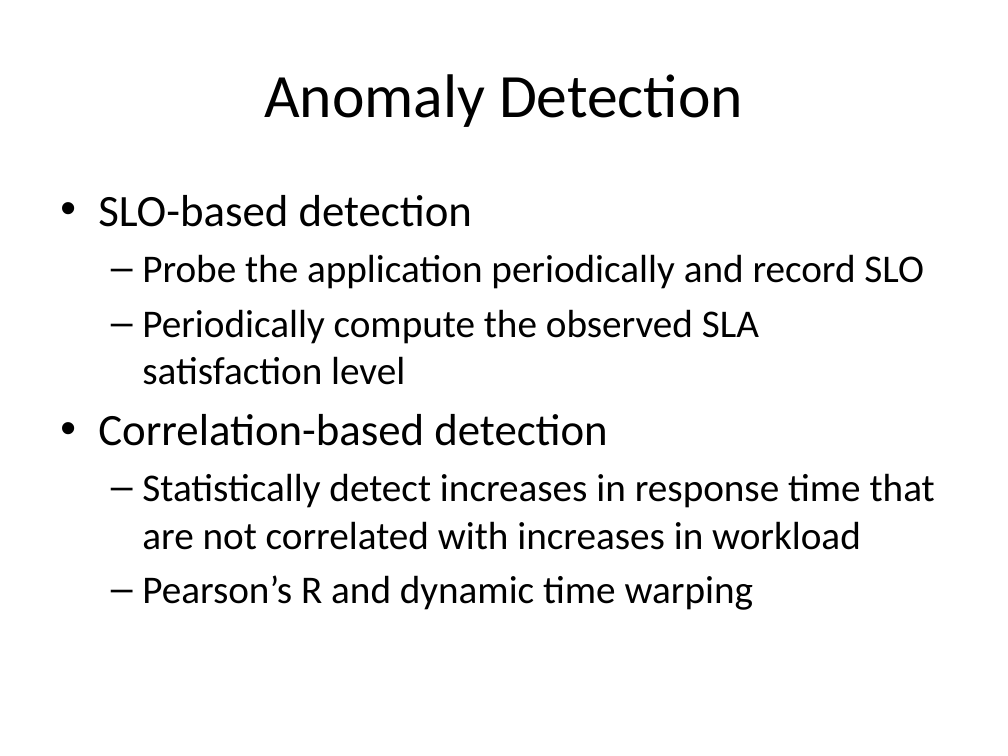
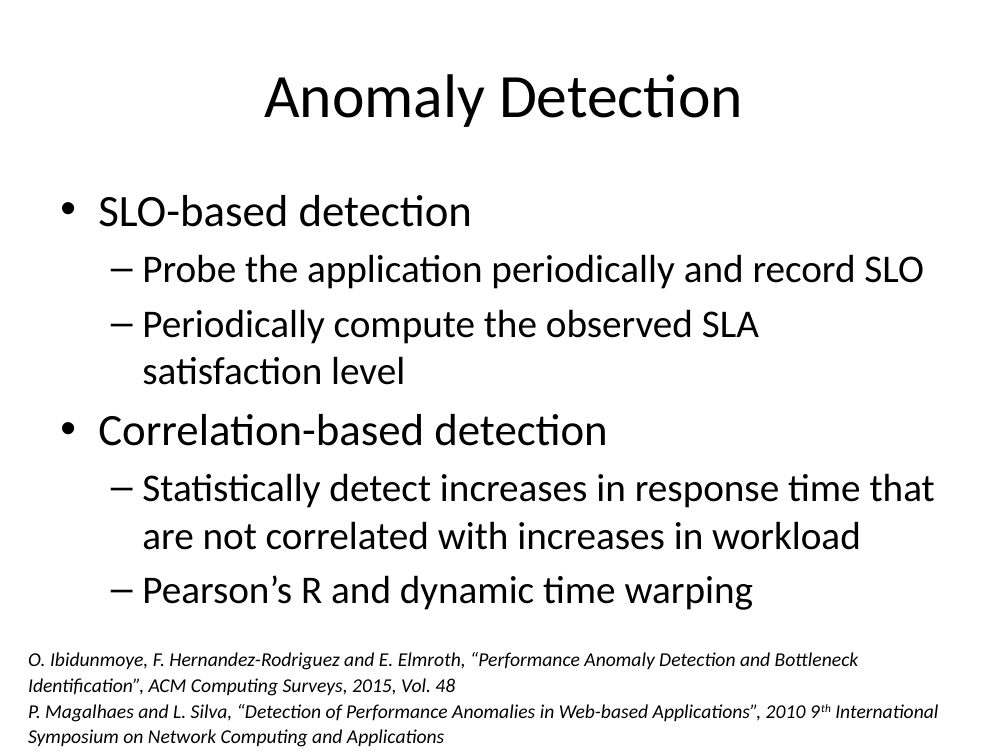
Before and after one commit to Dithn/eager-appscale, a slide deck: slide 27 of Eager/elk-experiment/appserver/system_design.pptx (slide 28 before the commit). Drawn at 1008x756 pixels with LibreOffice and Linux fonts; fonts in the diff are those of the drawing. Boxes give left, top, right and bottom in pixels: in the first picture for what was removed or moved away, otherwise in the second. Text is boxed around its words. In the diff, an @@ line names an element or a change of style, - is before the commit and + after.

```diff
--- a/Eager/elk-experiment/appserver/system_design.pptx
+++ b/Eager/elk-experiment/appserver/system_design.pptx
@@ text added at (28, 652, 938, 747), 14 pt, text #000000, italic @@
+O. Ibidunmoye, F. Hernandez-Rodriguez and E. Elmroth, “Performance Anomaly Detection and Bottleneck Identification”, ACM Computing Surveys, 2015, Vol. 48
+P. Magalhaes and L. Silva, “Detection of Performance Anomalies in Web-based Applications”, 2010 9th International Symposium on Network Computing and Applications
```
Also in this commit, not shown: 7 other slides changed, 3 slides added, 3 slides removed.
